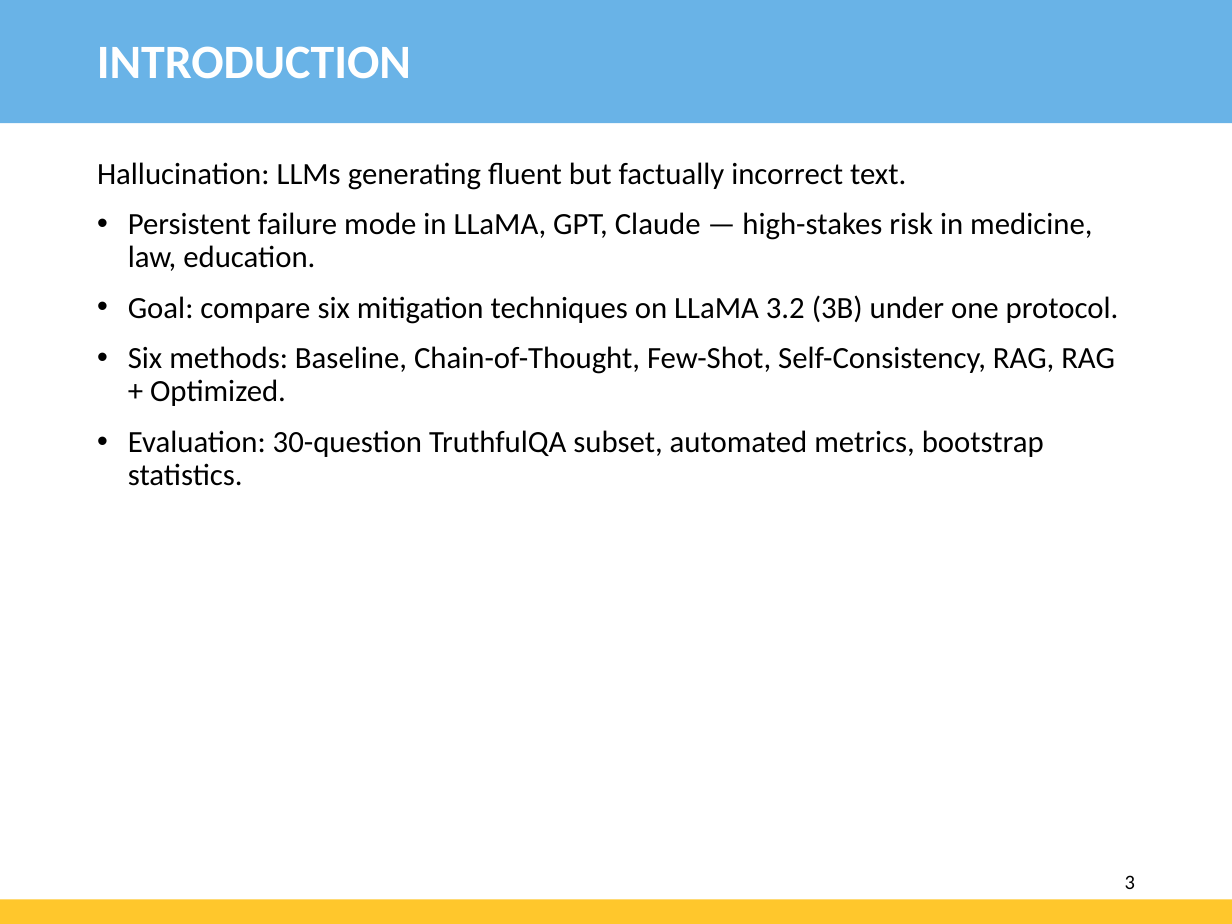
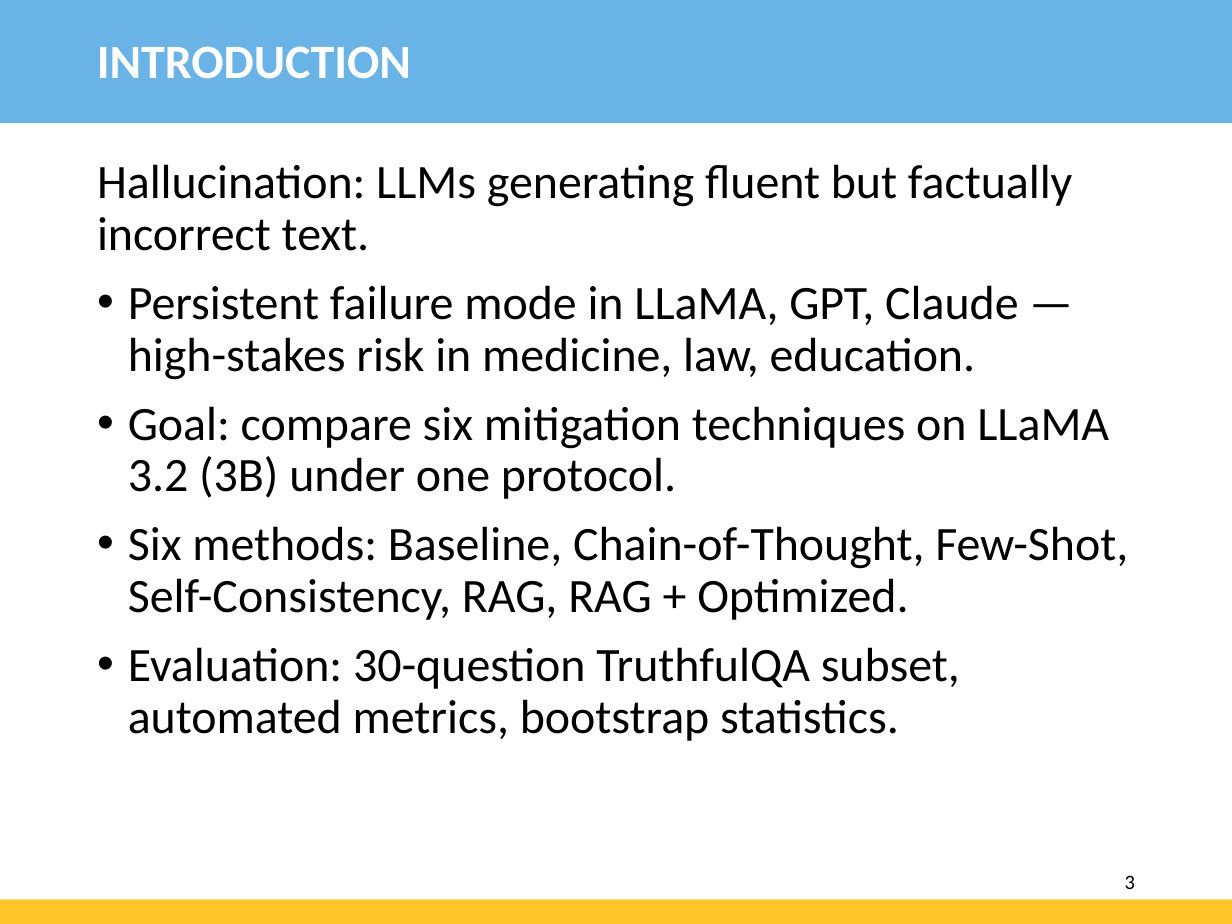
Before and after one commit to emigama01/Hallucination-Reduction, a slide deck: slide 3 of AI700-Final-PPT-Hallucination-LLM.pptx. Drawn at 1232x924 pixels with LibreOffice and Linux fonts; fonts in the diff are those of the drawing; background and template pictures are left out. Boxes give left, top, right and bottom in pixels: in the first picture for what was removed or moved away, otherwise in the second. Text is boxed around its words. In the diff, an @@ line names an element or a change of style, - is before the commit and + after.

```diff
--- a/AI700-Final-PPT-Hallucination-LLM.pptx
+++ b/AI700-Final-PPT-Hallucination-LLM.pptx
@@ text "Hallucination: LLMs generating fluent but ..." at box(97, 164, 1128, 741): size 18 to 28 pt @@
```
Also in this commit, not shown: 9 other slides changed, 3 other files.
